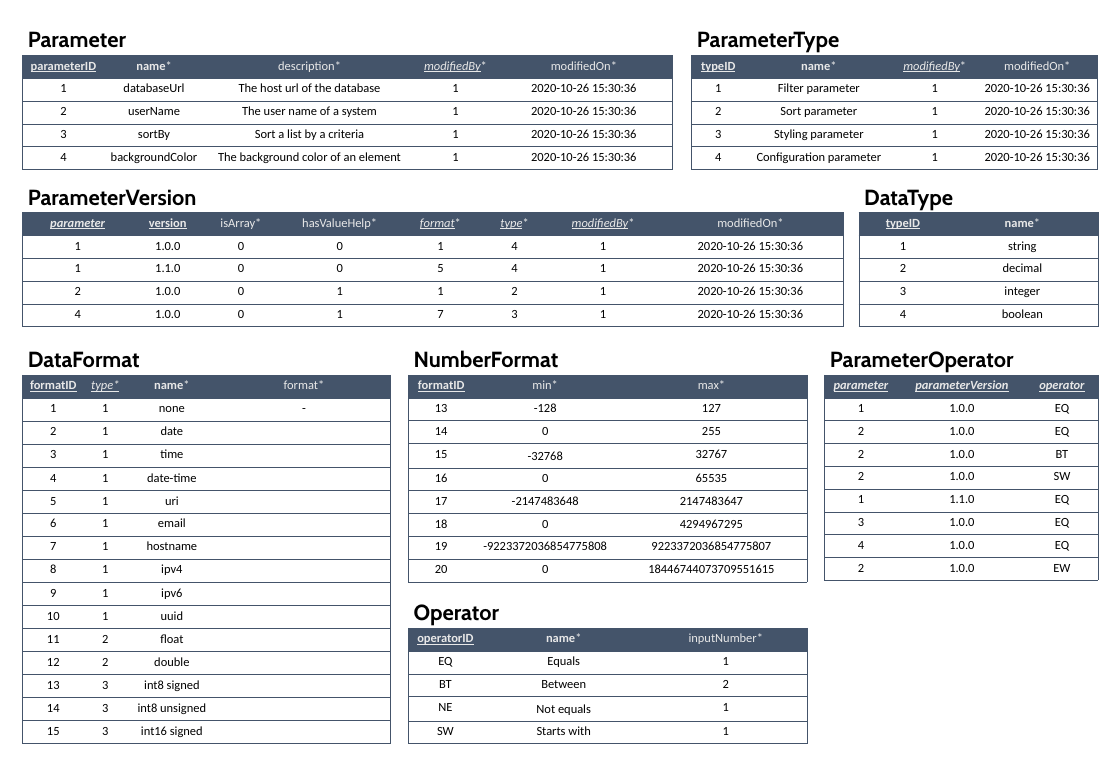
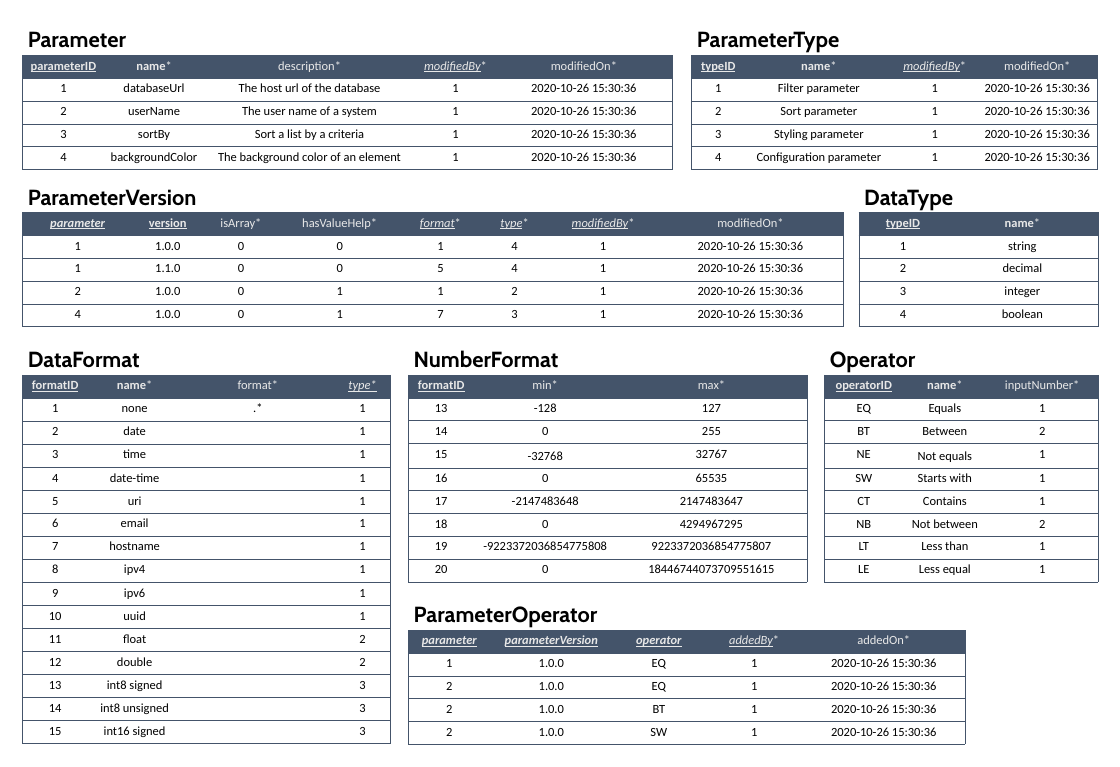
Before and after one commit to DonColon/appman-api-spec, a slide deck: slide 5 of docs/Appman - Data Model.pptx. Drawn at 1120x767 pixels with LibreOffice and Linux fonts; fonts in the diff are those of the drawing. Boxes give left, top, right and bottom in pixels: in the first picture for what was removed or moved away, otherwise in the second. Text is boxed around its words. In the diff, an @@ line names an element or a change of style, - is before the commit and + after.

```diff
--- a/docs/Appman - Data Model.pptx
+++ b/docs/Appman - Data Model.pptx
@@ text "Operator" moved from (x1=414, y1=604, x2=499, y2=626) to (x1=830, y1=351, x2=915, y2=373) @@
@@ table at (x1=22, y1=375, x2=391, y2=743) @@
-row 1: formatID | type* | name* | format*
+row 1: formatID | name* | format* | type*
-row 2: 1 | 1 | none | -
+row 2: 1 | none | .* | 1
-row 3: 2 | 1 | date | 
+row 3: 2 | date |  | 1
-row 4: 3 | 1 | time | 
+row 4: 3 | time |  | 1
-row 5: 4 | 1 | date-time | 
+row 5: 4 | date-time |  | 1
-row 6: 5 | 1 | uri | 
+row 6: 5 | uri |  | 1
-row 7: 6 | 1 | email | 
+row 7: 6 | email |  | 1
-row 8: 7 | 1 | hostname | 
+row 8: 7 | hostname |  | 1
-row 9: 8 | 1 | ipv4 | 
+row 9: 8 | ipv4 |  | 1
-row 10: 9 | 1 | ipv6 | 
+row 10: 9 | ipv6 |  | 1
-row 11: 10 | 1 | uuid | 
+row 11: 10 | uuid |  | 1
-row 12: 11 | 2 | float | 
+row 12: 11 | float |  | 2
-row 13: 12 | 2 | double | 
+row 13: 12 | double |  | 2
-row 14: 13 | 3 | int8 signed | 
+row 14: 13 | int8 signed |  | 3
-row 15: 14 | 3 | int8 unsigned | 
+row 15: 14 | int8 unsigned |  | 3
-row 16: 15 | 3 | int16 signed | 
+row 16: 15 | int16 signed |  | 3
@@ table at (x1=824, y1=375, x2=1098, y2=582) @@
+row 6: CT | Contains | 1
+row 7: NB | Not between | 2
+row 8: LT | Less than | 1
+row 9: LE | Less equal | 1
@@ table resized from (x1=408, y1=628, x2=806, y2=744) to (x1=824, y1=375, x2=1098, y2=582) @@
@@ text "ParameterOperator" moved from (x1=830, y1=351, x2=1014, y2=373) to (x1=414, y1=606, x2=598, y2=628) @@
@@ table at (x1=408, y1=631, x2=964, y2=745) @@
-parameter | parameterVersion | operator
-1 | 1.0.0 | EQ
-2 | 1.0.0 | EQ
-2 | 1.0.0 | BT
-2 | 1.0.0 | SW
-1 | 1.1.0 | EQ
-3 | 1.0.0 | EQ
-4 | 1.0.0 | EQ
-2 | 1.0.0 | EW
+parameter | parameterVersion | operator | addedBy* | addedOn*
+1 | 1.0.0 | EQ | 1 | 2020-10-26 15:30:36
+2 | 1.0.0 | EQ | 1 | 2020-10-26 15:30:36
+2 | 1.0.0 | BT | 1 | 2020-10-26 15:30:36
+2 | 1.0.0 | SW | 1 | 2020-10-26 15:30:36
@@ table resized from (x1=824, y1=375, x2=1098, y2=580) to (x1=408, y1=631, x2=964, y2=745) @@
```
Also in this commit, not shown: 10 other files.
